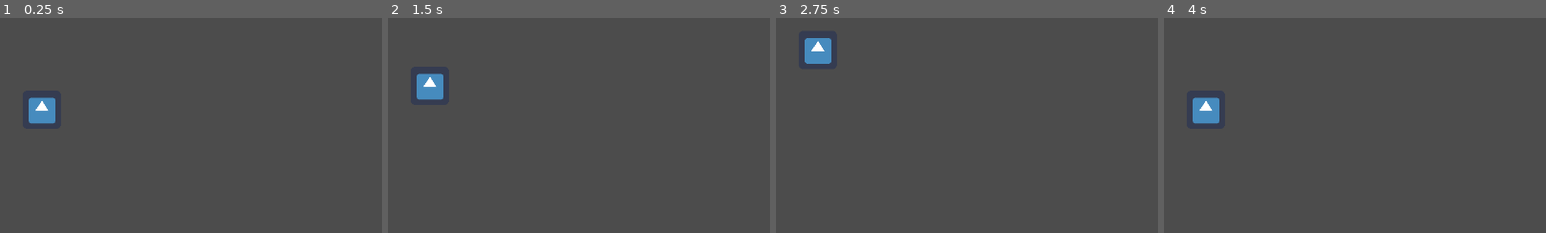
Above: before the commit, frames 1-4 (left to right).
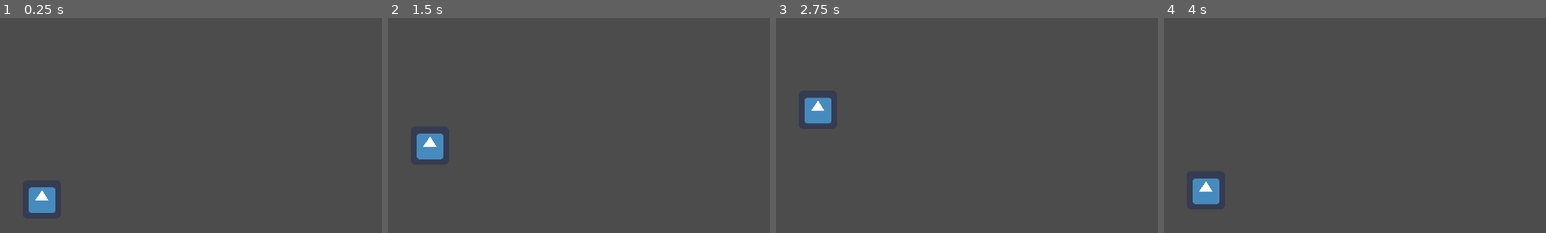
Above: after the commit, the same moments.

Repository: AtharvVohra/Ragnaromp
Game: Godot game, scene res://Main.tscn
Two runs of this game, one before a commit and one after it. Both use one fixed random seed, a clock stepped at 60 frames per second and the inputs below. The engine's default icon, where the game draws it, is replaced by a stand-in: a white triangle on a blue panel in a dark square.
Inputs:
- Up to frame 1 (0.25 s): no input
- Up to frame 2 (1.5 s): tap Enter at 0.5 s; hold Up (ui_up) 0.53-1.28 s; hold Down (ui_down) from 1.28 s (still down)
- Up to frame 3 (2.75 s): release Down (ui_down) at 2.03 s; hold Up (ui_up) from 2.03 s (still down)
- Up to frame 4 (4 s): tap Space at 3.5 s; release Up (ui_up) at 3.53 s; hold Down (ui_down) from 3.53 s (still down)
The pictures show only the part of the screen within x 0-50%, y 6-56%; the shares and areas given below are measured in that part.

The runs differ from the first frame. In frame 1, 1.7% of the frame differs, in the area x 7-15%, y 36-91%; in frame 2, 1.7%; in frame 3, 1.7%; in frame 4, 1.7%.

Commit message:
Fixed lane changing; works for any lane ycoords

Diff:
--- a/Level.gd
+++ b/Level.gd
@@ -22,7 +22,7 @@
 	player.show()
 
 	changing_lanes = false
-	steps_to_move = 20
+	steps_to_move = 30
 
 func _process(delta):
 	# Input
@@ -52,11 +52,20 @@
 	if changing_lanes:
 		player.position.y += delta_y_per_step
 		print(player.position.y)
-		if (player.position.y == globals.lanes[target_lane]):
-			print("Finished changing lanes")
-			player_lane = target_lane
-			changing_lanes = false
-
+		if (delta_y < 0):
+			# We're moving up
+			if (player.position.y <= globals.lanes[target_lane]):
+				print("Finished changing lanes")
+				player.position.y = globals.lanes[target_lane]
+				player_lane = target_lane
+				changing_lanes = false
+		if (delta_y > 0):
+			# We're moving down
+			if (player.position.y >= globals.lanes[target_lane]):
+				print("Finished changing lanes")
+				player.position.y = globals.lanes[target_lane]
+				player_lane = target_lane
+				changing_lanes = false
 
 #func _physics_process(delta):
 #	pass
--- a/globals.gd
+++ b/globals.gd
@@ -4,7 +4,7 @@
 onready var height = get_viewport().size.y
 
 # Later we should calculate the lane y-coords based on window height
-var lanes = [100, 200, 300]
+var lanes = [200, 350, 500]
 
 #func _ready():
 #	pass
